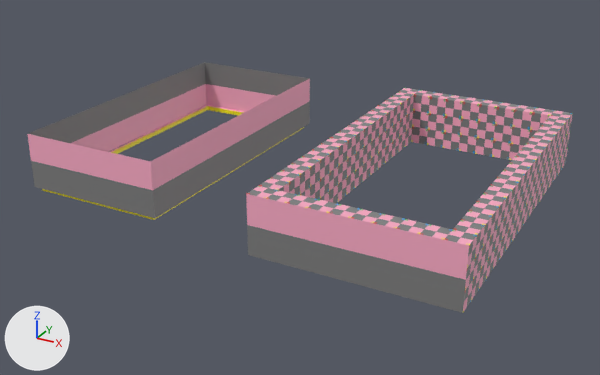
Renders of the Blender file Blender Files/tower.blend from each side of a commit.
The view is the same before and after, from a 50 mm camera at (27.9, -36.8, 17.8) aimed at (8.1, -0.8, -0.3). The lights are fixed; the arrows at lower left show +X, +Y and +Z.

Objects in the first picture: 'Roof', 'Room'.
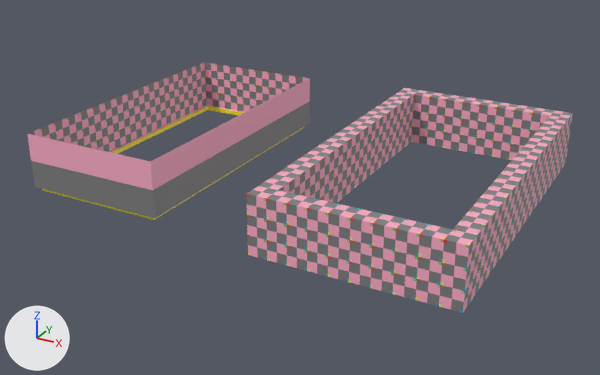
Location of each change, (x1, y1, x2, y2) in pixels of the pictures (600 x 375 px):
```json
{"part": 1, "of": "me_room", "change": "built on", "before": [32, 62, 310, 153], "after": [32, 62, 310, 153]}
{"part": 2, "of": "me_room", "change": "surface changed", "before": [205, 62, 309, 112], "after": [205, 62, 309, 112]}
{"part": 3, "of": "me_roof", "change": "surface changed", "before": [246, 194, 469, 313], "after": [246, 194, 469, 313]}
```

Scene script edits in JSON lines:
```json
{"block": "me_room", "where": "# used by ob_room; location = (0.0, 0.0, 0.0)"}
{"op": "remove", "block": "me_room", "code": "me_room.from_pydata(...)  # 16 vertices, 12 faces; spans x -4.0..4.0, y -8.0..8.0, z -0.2..3.0"}
{"op": "add", "block": "me_room", "code": "me_room.from_pydata(...)  # 24 vertices, 18 faces; spans x -4.0..4.0, y -8.0..8.0, z -0.2..3.0"}
{"block": "me_room", "change": "me_room part 1"}
{"block": "me_room", "change": "6 faces are deleted"}
{"block": "me_room", "change": "8 vertices are added at x -4.0..4.0, y 0.0, z -0.2..3.0"}
{"block": "me_room", "change": "12 new faces join them"}
{"block": "me_room", "change": "me_room part 2: 1 kept faces spanning x -4.0..4.0, y 8.0, z 0.0..3.0 get new texture (UV) coordinates"}
{"block": "me_roof", "where": "me_roof.from_pydata(...)  # 32 vertices, 24 faces; spans x -5.0..5.0, y -9.0..9.0, z 0.0..3.0"}
{"block": "me_roof", "where": "# used by ob_roof; location = (15.0, 0.0, 0.0)"}
{"block": "me_roof", "change": "me_roof part 3: texture (UV) coordinates of 6 of 24 faces, centred in x -5.0..2.5, y -9.0..9.0, z 1.5, changed; they spanned u -1.0..2.0, v -0.31..1.19 and now span u 0.0..9.0, v 0.0..3.0"}
```
